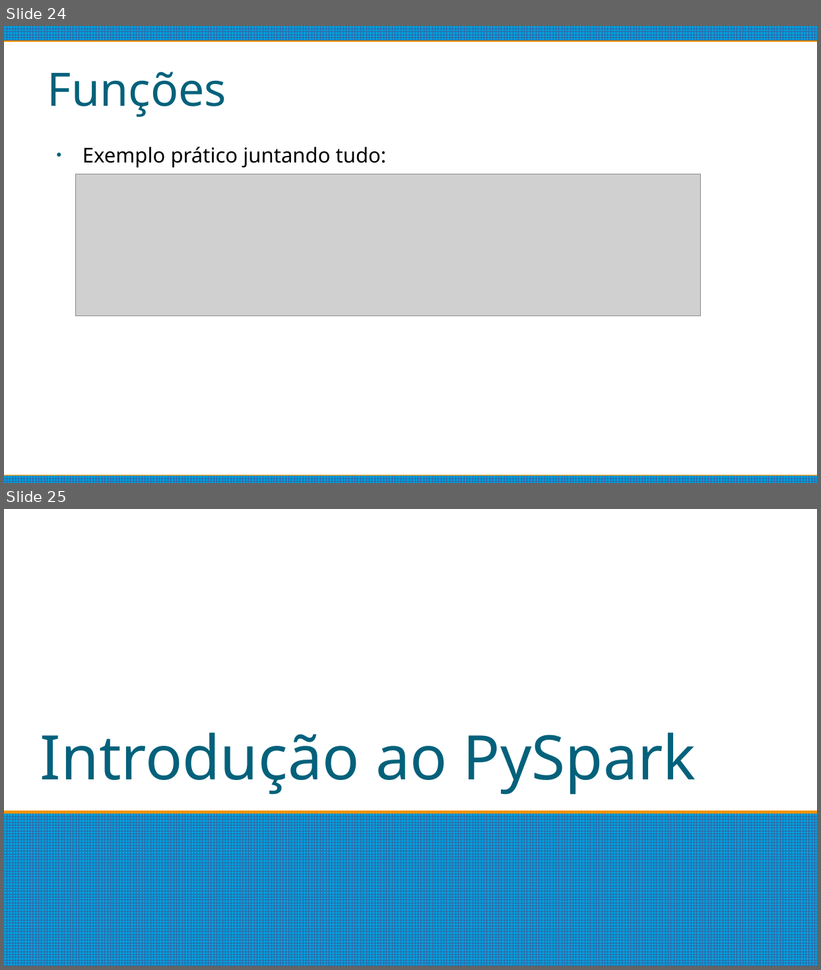
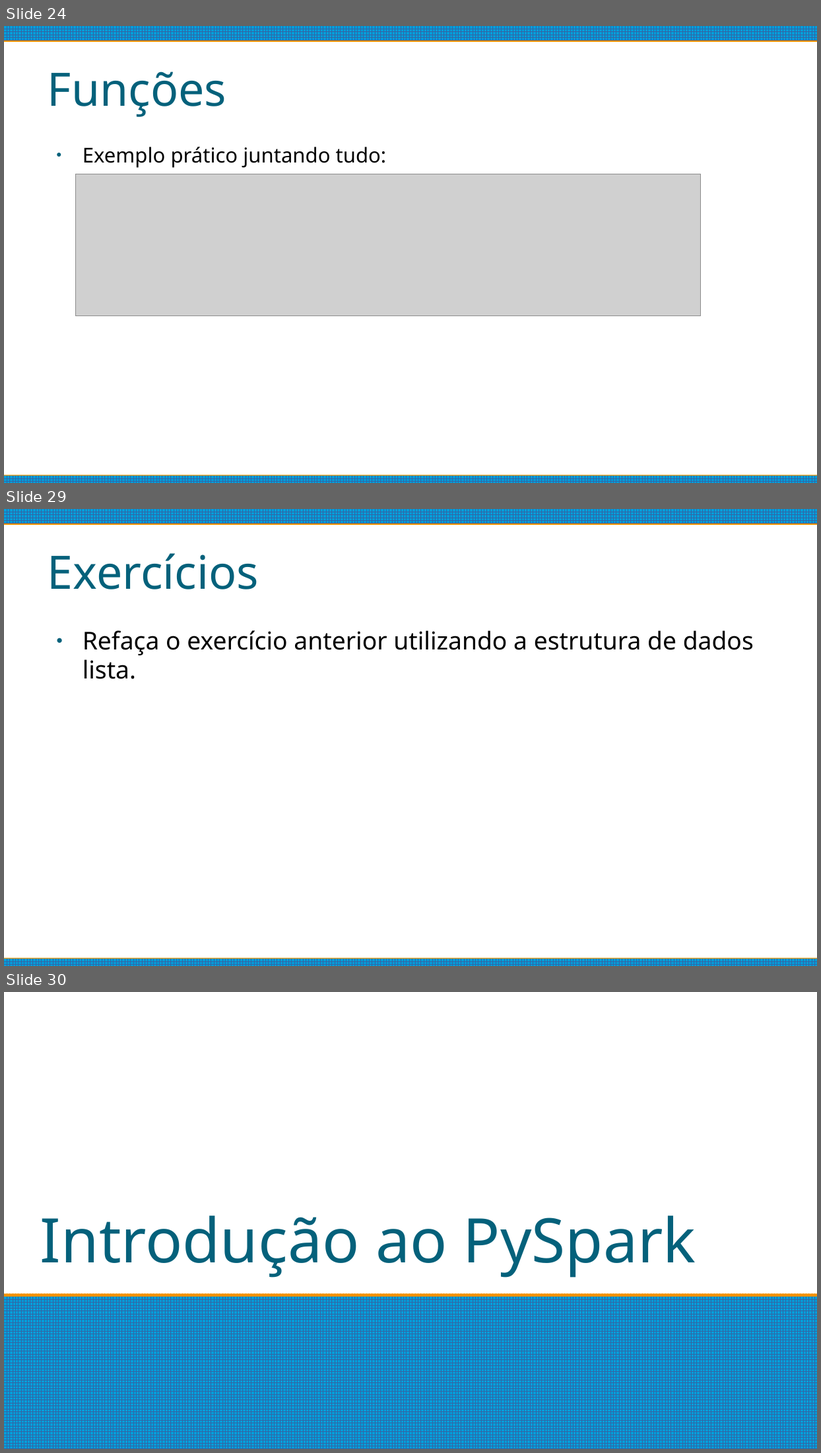
Before and after one commit to matheushpalves/estacioBigData, a slide deck: Introdução.odp. Shown one above the other, each under a label of ours: slides 24 and 25 before the commit, slides 24, 29 and 30 after it; the slides between them are not shown. The pictures are 821x970 and 821x1453 pixels, drawn with LibreOffice and Linux fonts; fonts in the diff are those of the drawing; grey boxes stand for pictures. Boxes give left, top, right and bottom in pixels: in the first picture for what was removed or moved away, otherwise in the second. Text is boxed around its words. In the diff, an @@ line names an element or a change of style, - is before the commit and + after.

```diff
--- a/Introdução.odp
+++ b/Introdução.odp
@@ slide 29 added at [4,509,817,966], background #FFFFFF; not listed: 2 template elements that a slide beside it also shows @@
@@ title added at [48,553,259,590], 45 pt, text #04617B @@
+Exercícios
@@ text added at [83,630,754,679], 24 pt, text #000000 @@
+● Refaça o exercício anterior utilizando a estrutura de dados lista.
@@ what was slide 25 is now slide 30 @@
```
Also in this commit, not shown: 4 other slides added.
